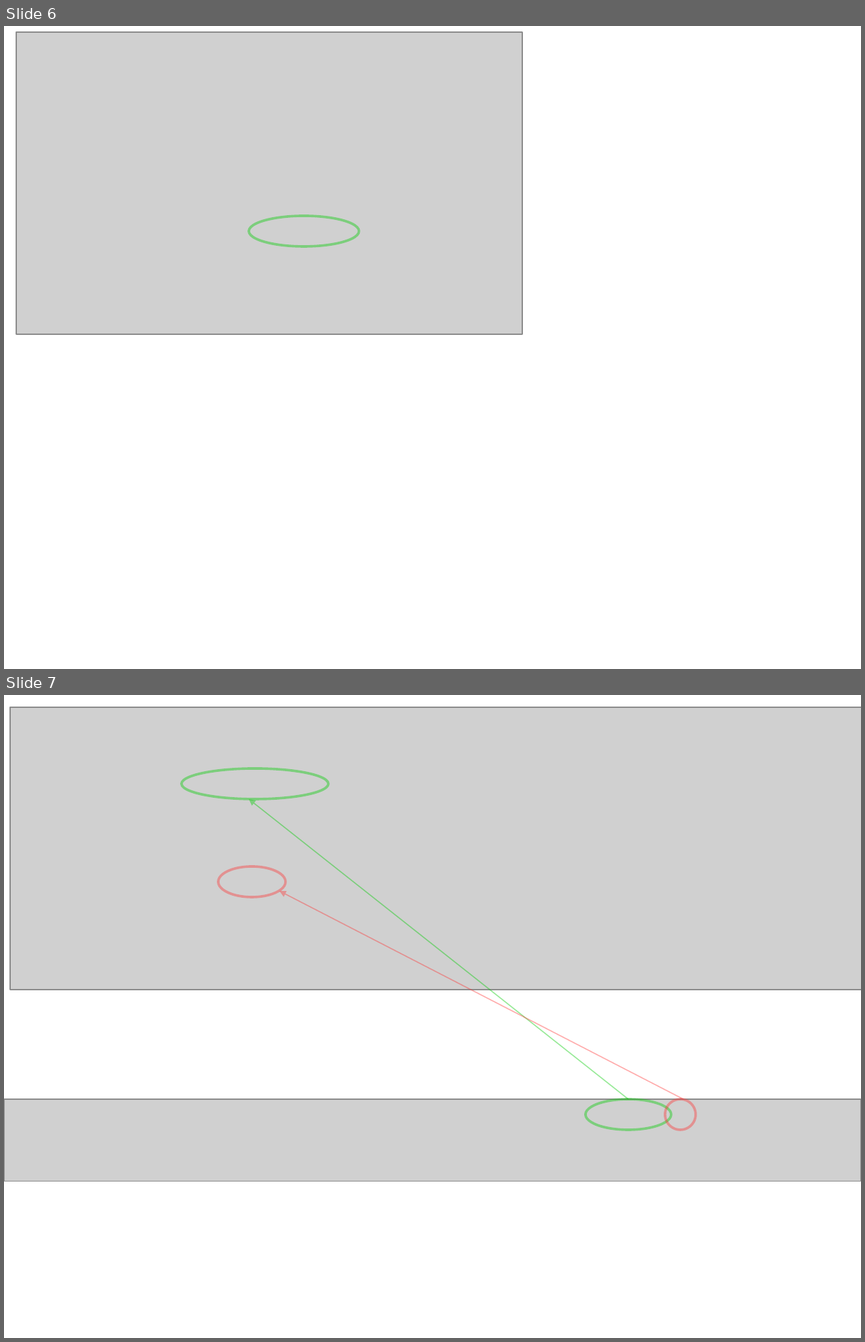
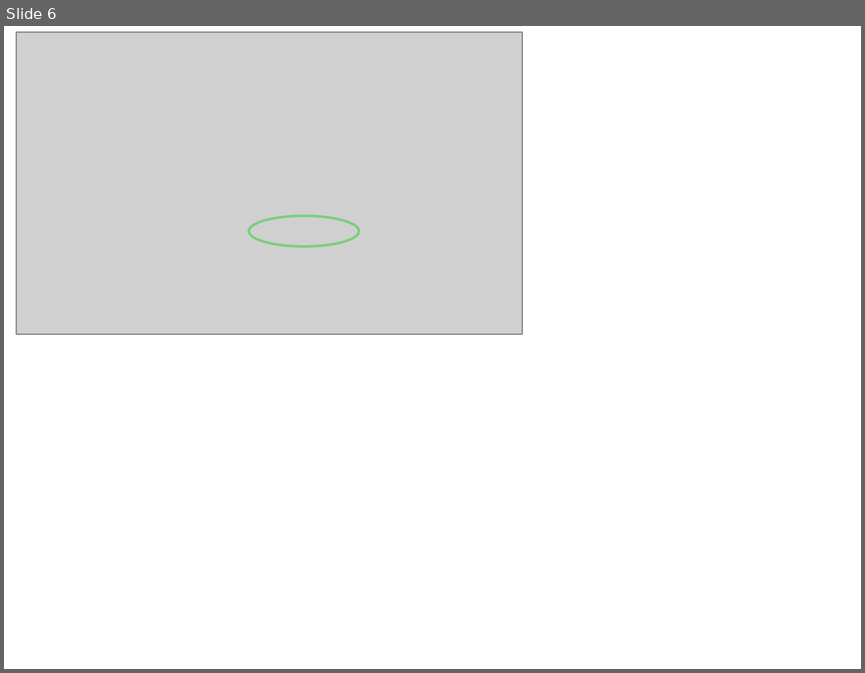
Before and after one commit to hsdenx/tbot, a slide deck: doc/sphinx/source/presentations/guide_presentation.odp. Shown one above the other, each under a label of ours: slides 6 and 7 before the commit, slide 6 after it. The pictures are 865x1342 and 865x673 pixels, drawn with LibreOffice and Linux fonts; fonts in the diff are those of the drawing; grey boxes stand for pictures. Boxes give left, top, right and bottom in pixels: in the first picture for what was removed or moved away, otherwise in the second. Text is boxed around its words. In the diff, an @@ line names an element or a change of style, - is before the commit and + after.

```diff
--- a/doc/sphinx/source/presentations/guide_presentation.odp
+++ b/doc/sphinx/source/presentations/guide_presentation.odp
@@ slide 7 removed at (4, 695, 861, 1338), background #FFFFFF @@
@@ picture removed at (10, 707, 861, 989) @@
@@ ellipse removed at (181, 768, 328, 798) @@
@@ arrow removed from (628, 1100) to (249, 799) @@
@@ ellipse removed at (219, 866, 286, 896) @@
@@ arrow removed from (683, 1100) to (279, 891) @@
@@ picture removed at (4, 1100, 861, 1181) @@
@@ ellipse removed at (585, 1100, 671, 1130) @@
@@ ellipse removed at (665, 1100, 695, 1130) @@
```
Also in this commit, not shown: 1 slide added, 5 other files.
